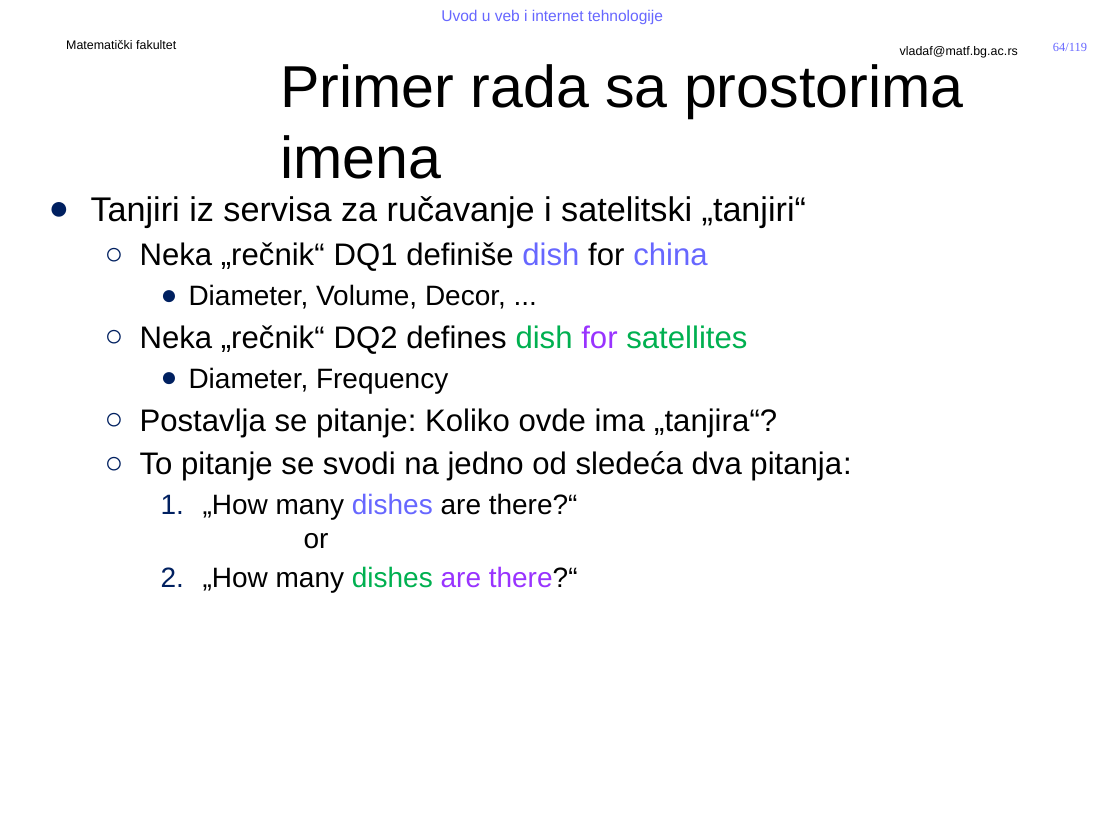
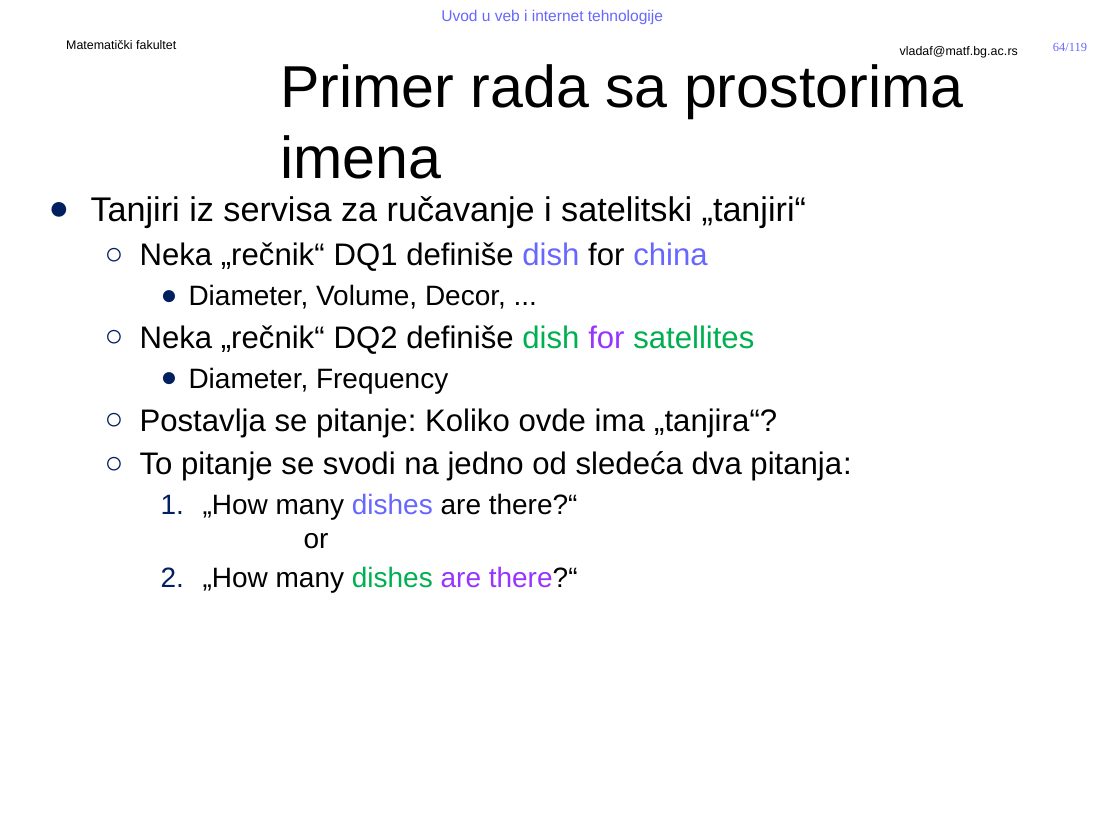
Before and after one commit to MatfUVIT/info, a slide deck: slide 64 of predavanja/prezentacije/UVIT02-01-Jezici za obelezavanje.pptx. Drawn at 1120x840 pixels with LibreOffice and Linux fonts; fonts in the diff are those of the drawing; background and template pictures are left out. Boxes give left, top, right and bottom in pixels: in the first picture for what was removed or moved away, otherwise in the second. Text is boxed around its words. In the diff, an @@ line names an element or a change of style, - is before the commit and + after.

Commit message:
dodao primere

```diff
--- a/predavanja/prezentacije/UVIT02-01-Jezici za obelezavanje.pptx
+++ b/predavanja/prezentacije/UVIT02-01-Jezici za obelezavanje.pptx
@@ text at [140, 325, 754, 354]: text changed @@
-  ○ Neka „rečnik“ DQ2 defines dish for satellites
+  ○ Neka „rečnik“ DQ2 definiše dish for satellites
```
Also in this commit, not shown: 3 other slides changed, 11 other files.
